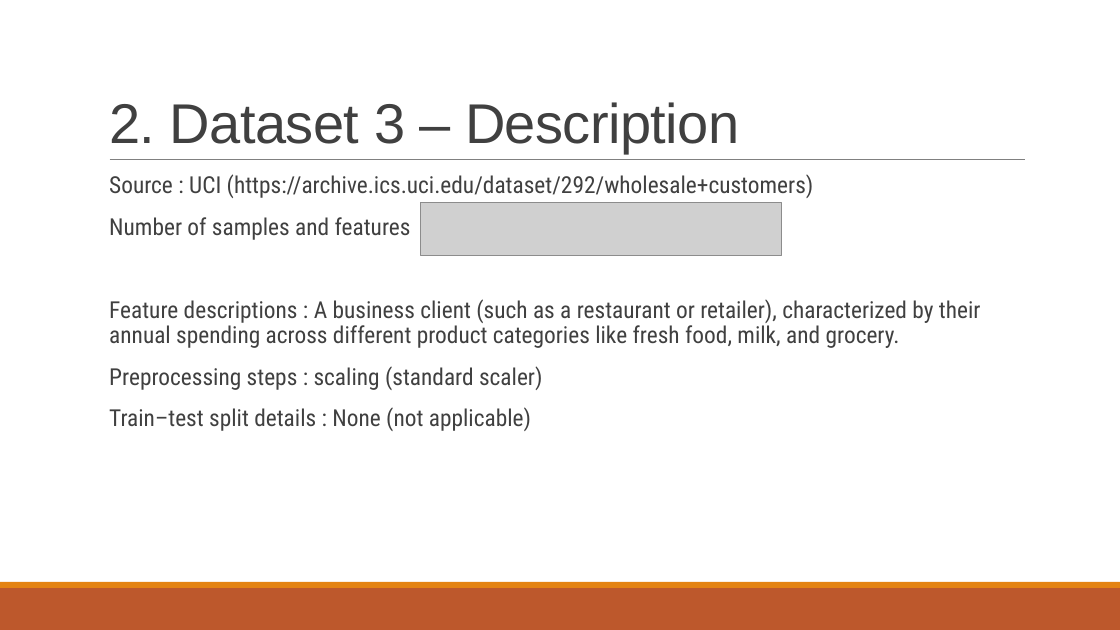
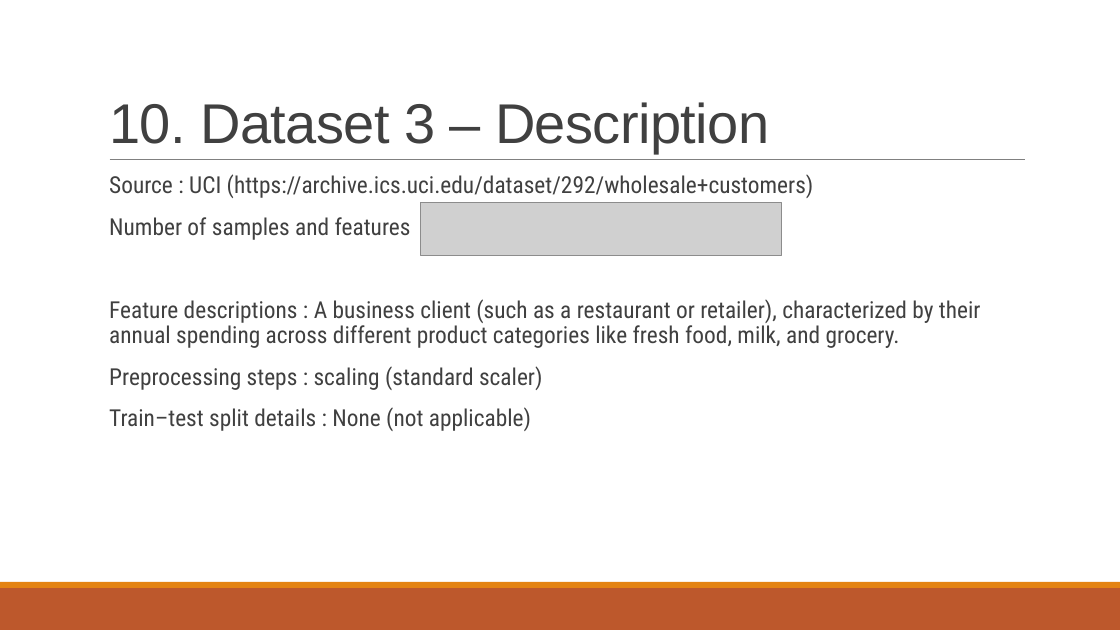
Before and after one commit to akay6483/mmml-ecommerce, a slide deck: slide 11 of docs/23CSE301_A8.pptx. Drawn at 1120x630 pixels with LibreOffice and Linux fonts; fonts in the diff are those of the drawing; grey boxes stand for pictures; background and template pictures are left out. Boxes give left, top, right and bottom in pixels: in the first picture for what was removed or moved away, otherwise in the second. Text is boxed around its words. In the diff, an @@ line names an element or a change of style, - is before the commit and + after.

```diff
--- a/docs/23CSE301_A8.pptx
+++ b/docs/23CSE301_A8.pptx
@@ title at (x1=109, y1=102, x2=769, y2=153): text changed @@
-2. Dataset 3 – Description
+10. Dataset 3 – Description
```
Also in this commit, not shown: 12 other slides changed, 1 other file.
